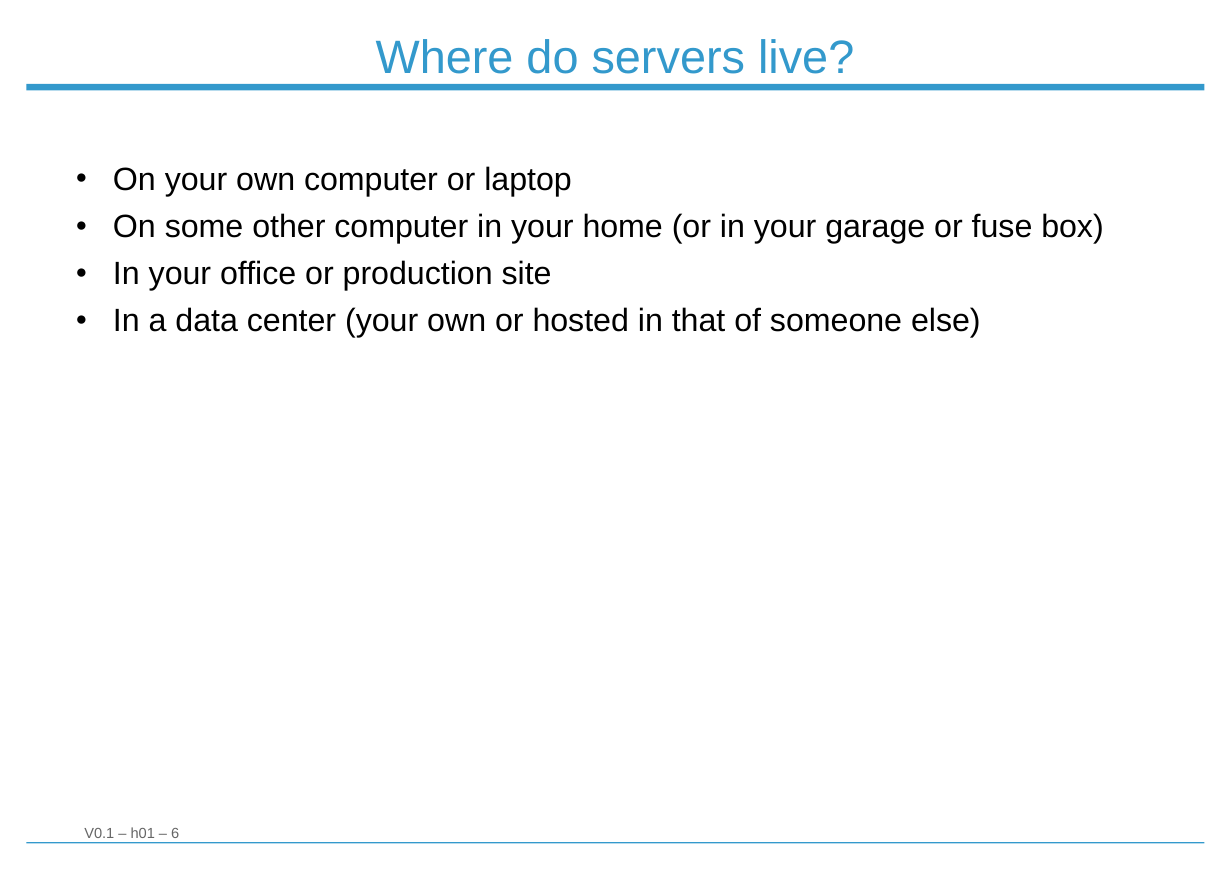
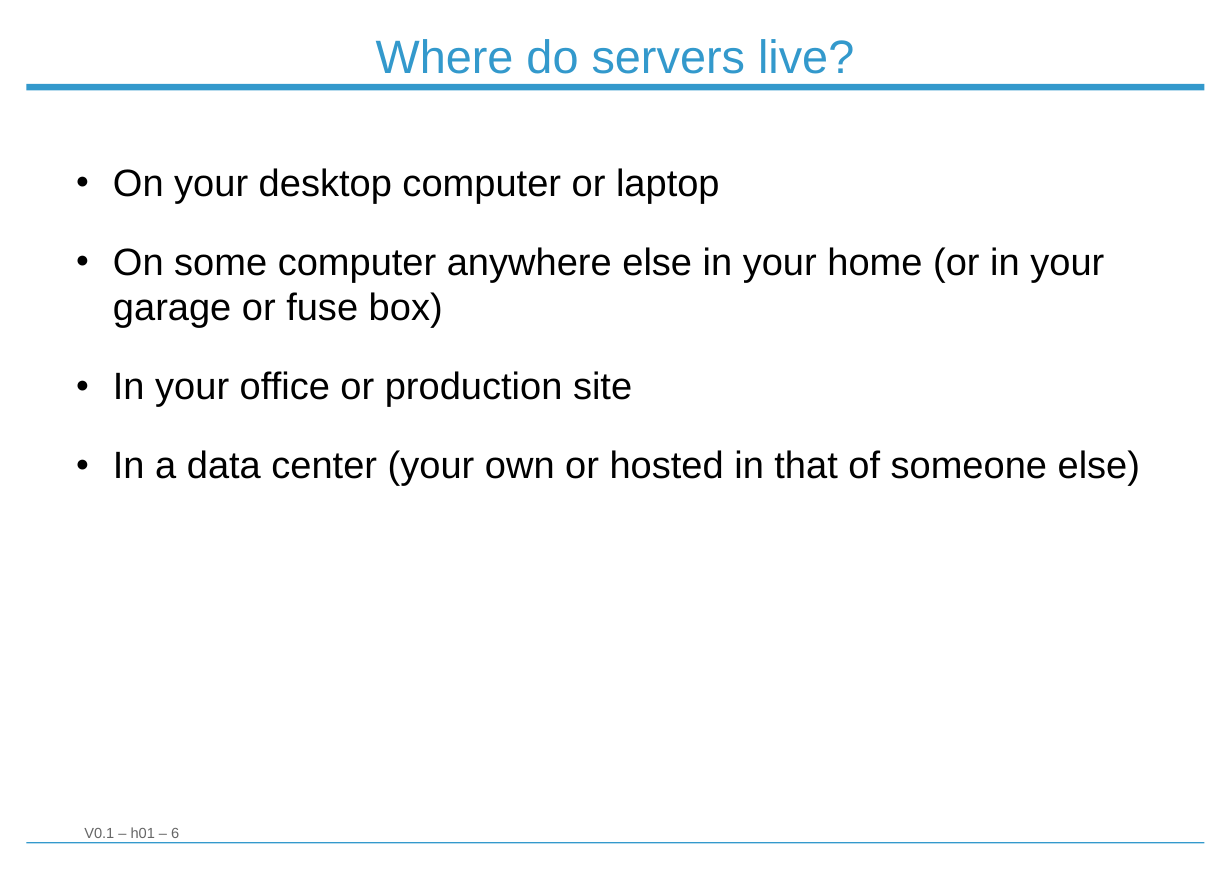
Before and after one commit to Strobodov/workshop_linux_server, a slide deck: slide 6 of Workshop_Linux_Server_101.odp. Drawn at 1232x871 pixels with LibreOffice and Linux fonts; fonts in the diff are those of the drawing; background and template pictures are left out. Boxes give left, top, right and bottom in pixels: in the first picture for what was removed or moved away, otherwise in the second. Text is boxed around its words. In the diff, an @@ line names an element or a change of style, - is before the commit and + after.

```diff
--- a/Workshop_Linux_Server_101.odp
+++ b/Workshop_Linux_Server_101.odp
@@ text at box(113, 168, 1104, 327): text changed; size 22 to 26 pt @@
-● On your own computer or laptop
-● On some other computer in your home (or in your garage or fuse box)
+● On your desktop computer or laptop
+● On some computer anywhere else in your home (or in your garage or fuse box)
@@ text at box(113, 371, 1140, 485): size 22 to 26 pt in "In your office or production site", "In a data center (your own or ..."; more space between paragraphs @@
```
Also in this commit, not shown: 11 other slides changed, 8 slides added, 1 slide removed, 6 other files.
